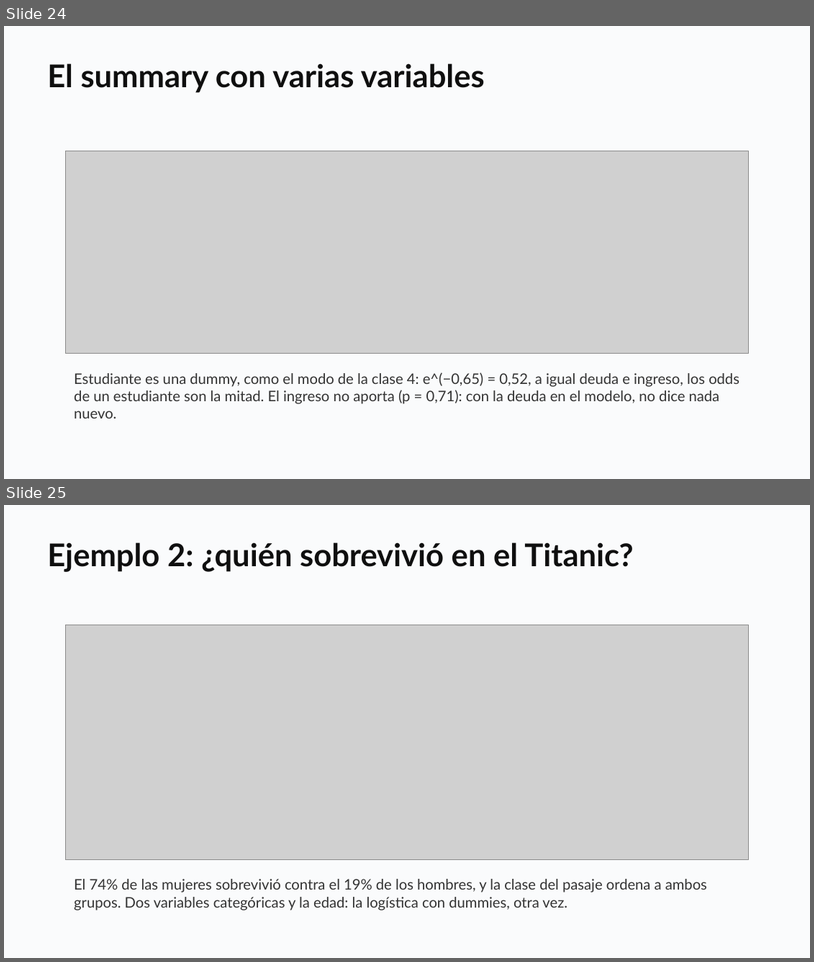
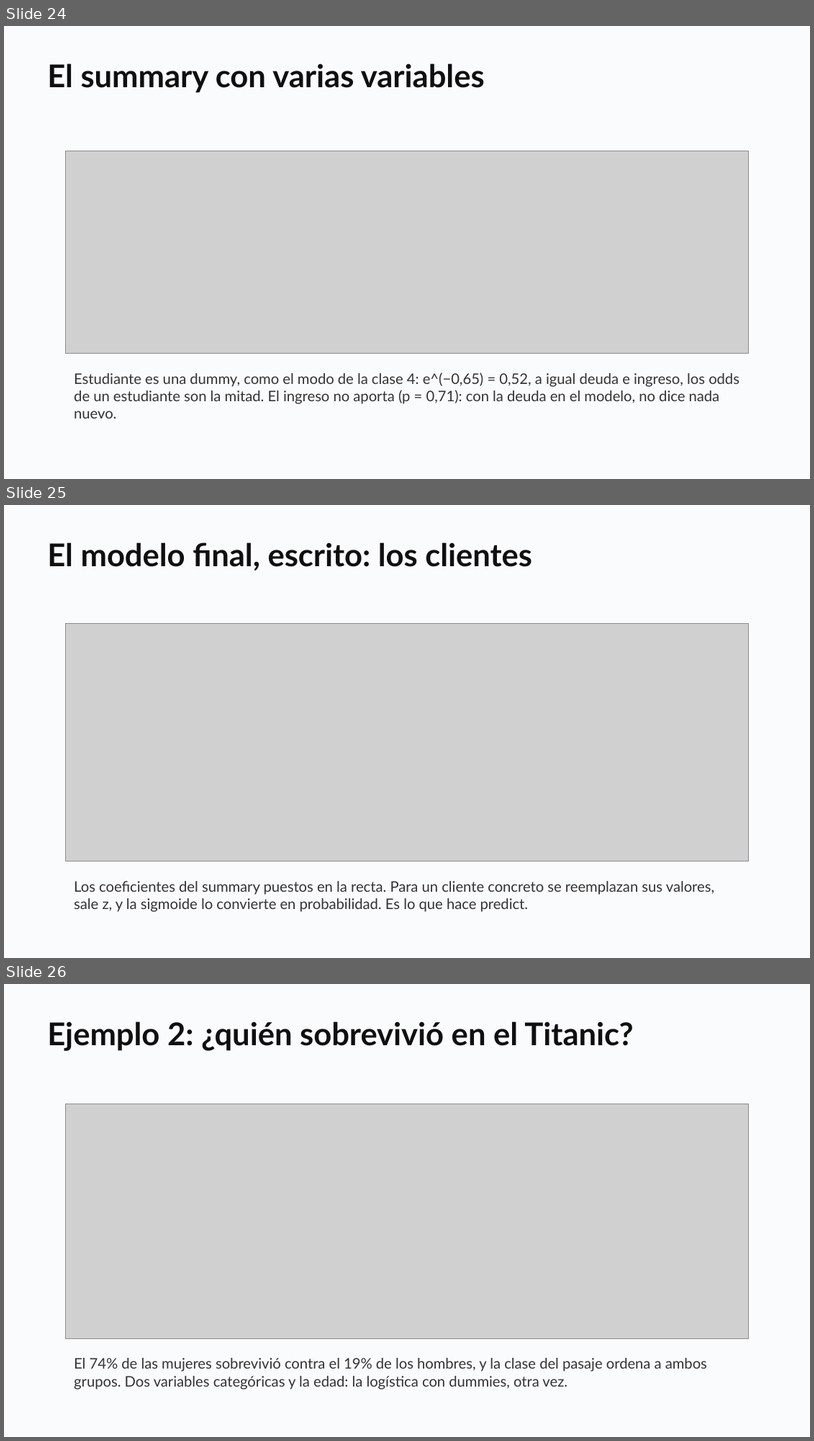
Before and after one commit to daniopitz/diplomado-cdd, a slide deck: presentaciones/clase06_regresion_logistica.pptx. Shown one above the other, each under a label of ours: slides 24 and 25 before the commit, slides 24, 25 and 26 after it. The pictures are 814x962 and 814x1441 pixels, drawn with LibreOffice and Linux fonts; fonts in the diff are those of the drawing; grey boxes stand for pictures. Boxes give left, top, right and bottom in pixels: in the first picture for what was removed or moved away, otherwise in the second. Text is boxed around its words. In the diff, an @@ line names an element or a change of style, - is before the commit and + after.

```diff
--- a/presentaciones/clase06_regresion_logistica.pptx
+++ b/presentaciones/clase06_regresion_logistica.pptx
@@ slide 25 added at [4,505,810,958], background #FFFFFF @@
@@ rectangle added at [4,505,810,958], fill #FAFBFC @@
@@ text added at [47,542,532,571], 28 pt, text #0F0F0F, bold @@
+El modelo final, escrito: los clientes
@@ picture added at [65,624,748,861] @@
@@ text added at [74,881,715,912], 13 pt, text #333333 @@
+Los coeficientes del summary puestos en la recta. Para un cliente concreto se reemplazan sus valores, sale z, y la sigmoide lo convierte en probabilidad. Es lo que hace predict.
@@ what was slide 25 is now slide 26 @@
```
Also in this commit, not shown: 1 other slide added, 5 other files.
